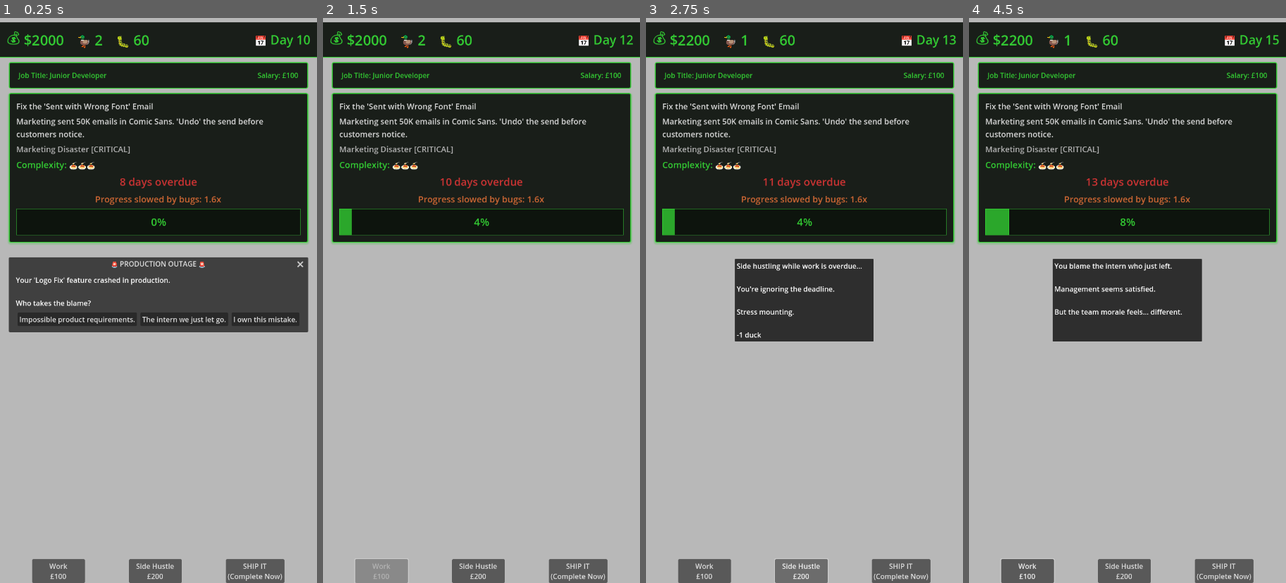
Above: before the commit, frames 1-4 (left to right).
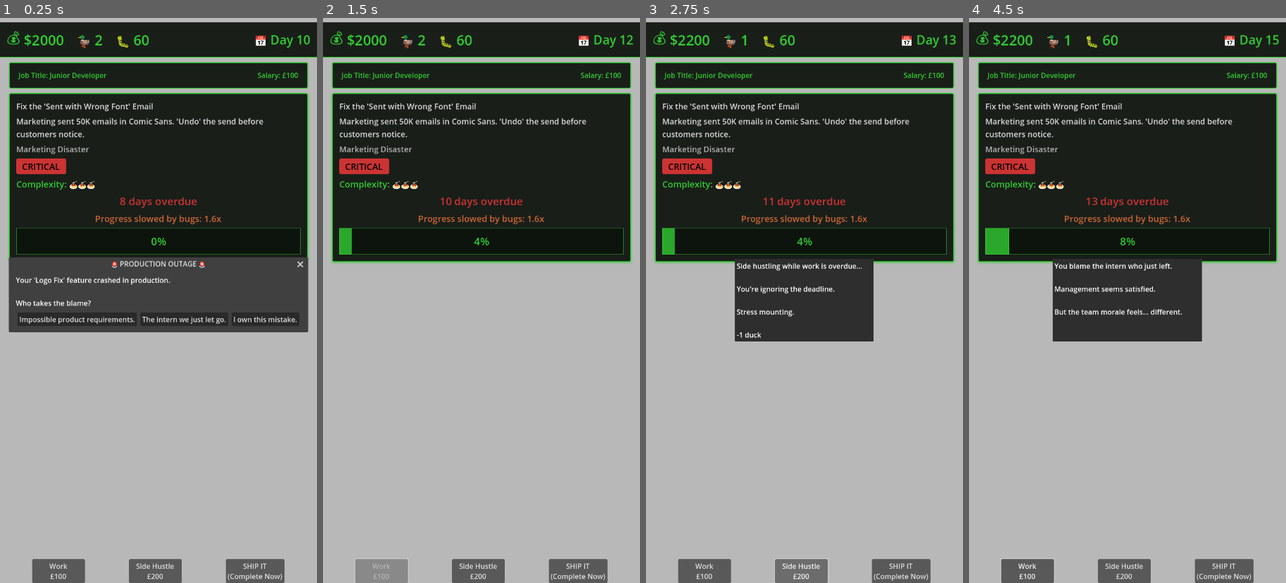
Above: after the commit, the same moments.

Repository: lmchoi/alt-f-this
Game: Godot game, scene res://scenes/game_ui.tscn
Two runs of this game, one before a commit and one after it. Both use one fixed random seed, a clock stepped at 60 frames per second and the inputs below.
Inputs:
- Up to frame 1 (0.25 s): no input
- Up to frame 2 (1.5 s): click "The intern we just let go." at 0.5 s; click "Work £100" at 1.25 s
- Up to frame 3 (2.75 s): click "Side Hustle £200" at 2 s
- Up to frame 4 (4.5 s): click "SHIP IT (Complete Now)" at 2.75 s; click "Work £100" at 3.5 s; click "The intern we just let go." at 4.25 s

The runs differ from the first frame. In frame 1, 4.5% of the frame differs, in the area x 2-98%, y 22-43%; in frame 2, 5.7%, in the area x 2-98%, y 22-44%; in frame 3, 5.3%; in frame 4, 5.4%.

Commit message:
Implement category badges with StyleBoxFlat colored backgrounds
🤖 Generated with [Claude Code](https://claude.com/claude-code)

Co-Authored-By: Claude <noreply@anthropic.com>

Diff:
--- a/scenes/task_panel.gd
+++ b/scenes/task_panel.gd
@@ -13,11 +13,19 @@
 const COLOR_TEXT_STANDARD = Color(0.85, 0.85, 0.85, 1) # Standard readable text
 const COLOR_TEXT_SUBDUED = Color(0.7, 0.7, 0.7, 1)    # Less important but still readable
 
+# Category badge colors
+const CATEGORY_COLORS = {
+	"critical": Color(0.8, 0.2, 0.2, 1),     # Red
+	"optics": Color(0.9, 0.5, 0.9, 1),       # Pink
+	"technical": Color(0.4, 0.7, 1.0, 1),    # Blue
+	"urgent": Color(0.8, 0.8, 0.2, 1)        # Yellow
+}
+
 @onready var task_label := $"%TaskLabel"
 @onready var description_label := $"%DescriptionLabel"
 @onready var flavor_label := $"%FlavorLabel"
 @onready var complexity_label := $"%ComplexityLabel"
-@onready var category_label := $"%CategoryLabel"
+@onready var badge_container := $"%BadgeContainer"
 @onready var deadline_label := $"%DeadlineLabel"
 @onready var progress_bar := $"%ProgressBar"
 @onready var bug_impact_label := $"%BugImpactLabel"
@@ -93,15 +101,33 @@
 		ship_it_indicator.visible = false
 
 func _update_flavor_and_categories(flavor: String, categories: Array[String]):
-	var display_text = flavor
+	# Set flavor text
+	flavor_label.text = flavor
 
-	if not categories.is_empty():
-		display_text += " "
-		for category in categories:
-			display_text += "[" + category.to_upper() + "] "
+	# Clear existing badges
+	for child in badge_container.get_children():
+		child.queue_free()
 
-	flavor_label.text = display_text.strip_edges()
-	category_label.visible = false
+	# Create badge for each category
+	for category in categories:
+		var badge = Label.new()
+		badge.text = " " + category.to_upper() + " "
+		badge.add_theme_font_size_override("font_size", FONT_SIZE_GAMEPLAY)
+
+		# Create colored background style
+		var style = StyleBoxFlat.new()
+		var cat_lower = category.to_lower()
+		style.bg_color = CATEGORY_COLORS.get(cat_lower, COLOR_ORANGE)
+		style.set_corner_radius_all(4)
+		style.content_margin_left = 8
+		style.content_margin_right = 8
+		style.content_margin_top = 4
+		style.content_margin_bottom = 4
+
+		badge.add_theme_stylebox_override("normal", style)
+		badge.add_theme_color_override("font_color", Color(0, 0, 0, 1))  # Black text
+
+		badge_container.add_child(badge)
 
 func _update_bug_impact(_amount: int):
 	var bug_multiplier = GameManager.get_bug_multiplier()
--- a/scenes/task_panel.tscn
+++ b/scenes/task_panel.tscn
@@ -67,10 +67,10 @@
 layout_mode = 2
 text = "Design Hell"
 
-[node name="CategoryLabel" type="Label" parent="MarginContainer/MainContainer"]
+[node name="BadgeContainer" type="HBoxContainer" parent="MarginContainer/MainContainer"]
 unique_name_in_owner = true
 layout_mode = 2
-text = "[OPTICS]"
+theme_override_constants/separation = 6
 
 [node name="ComplexityLabel" type="Label" parent="MarginContainer/MainContainer"]
 unique_name_in_owner = true
